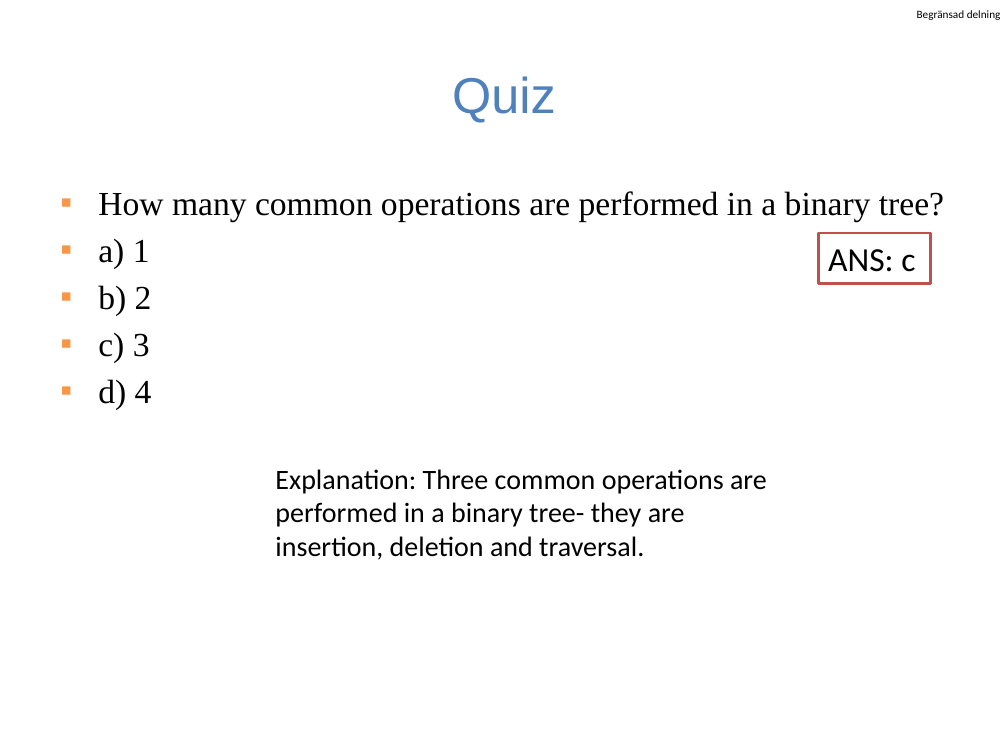
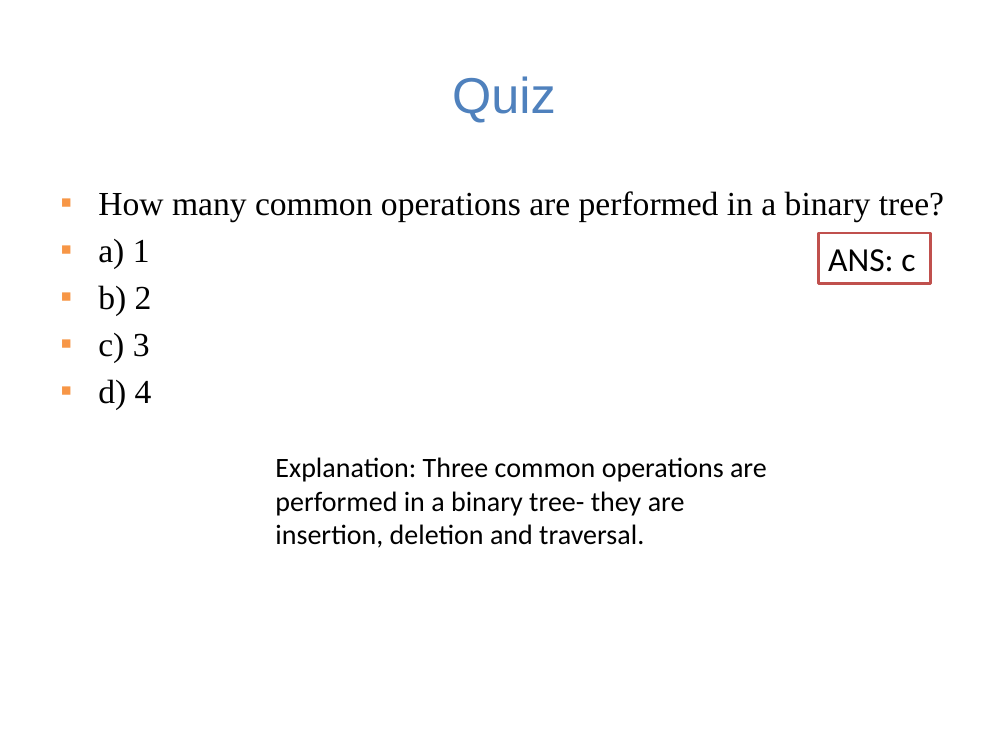
Before and after one commit to guhofstra/CSC111Fa25, a slide deck: slide 50 of PPTs/Lecture 8-binary search tree and trie.pptx (slide 55 before the commit). Drawn at 1008x756 pixels with LibreOffice and Linux fonts; fonts in the diff are those of the drawing. Boxes give left, top, right and bottom in pixels: in the first picture for what was removed or moved away, otherwise in the second. Text is boxed around its words. In the diff, an @@ line names an element or a change of style, - is before the commit and + after.

```diff
--- a/PPTs/Lecture 8-binary search tree and trie.pptx
+++ b/PPTs/Lecture 8-binary search tree and trie.pptx
@@ text removed at <box>917,10,1001,20</box> @@
-Begränsad delning
@@ text "Explanation: Three common operations are ...": place and size @@
-text "Explanation: Three common operations are ..." at <box>275,469,767,560</box>
+text "Explanation: Three common operations are ..." at <box>275,457,767,548</box>
```
Also in this commit, not shown: 54 other slides changed, 3 other files.
